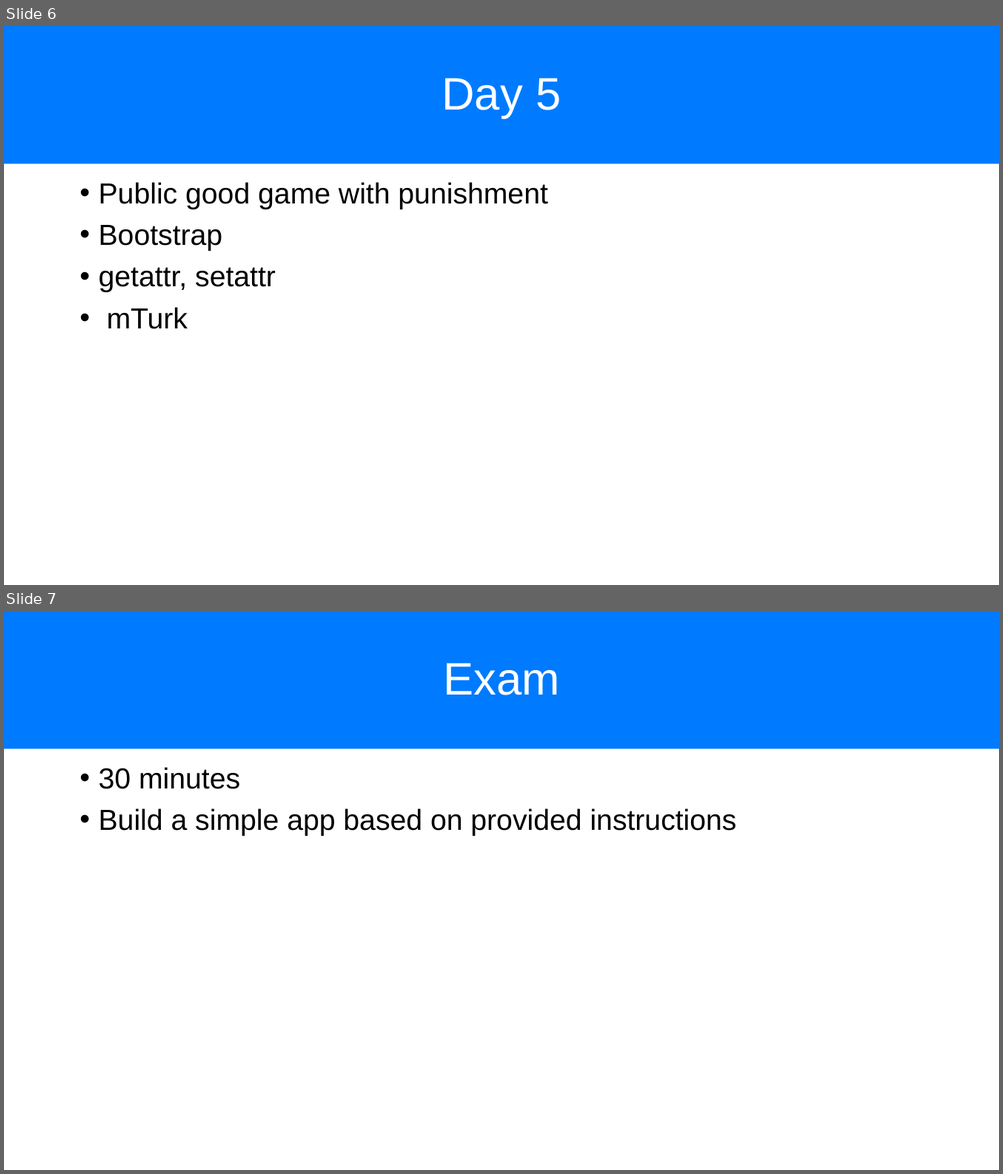
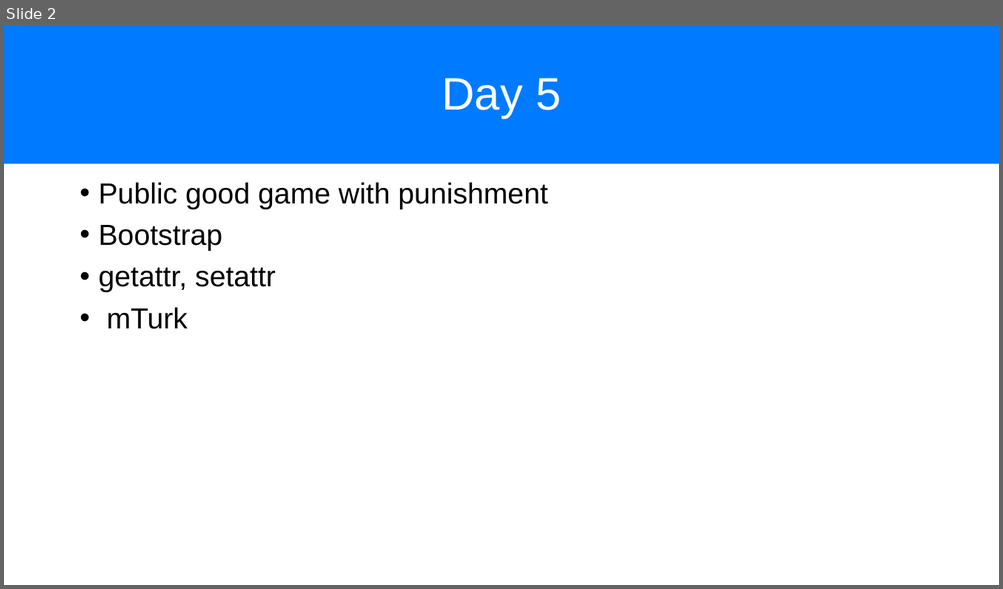
Before and after one commit to chapkovski/uncertainty-summer-school, a slide deck: presentations/frankfurt_july_2019 day5.pptx. Shown one above the other, each under a label of ours: slides 6 and 7 before the commit, slide 2 after it. The pictures are 1003x1174 and 1003x589 pixels, drawn with LibreOffice and Linux fonts; fonts in the diff are those of the drawing. Boxes give left, top, right and bottom in pixels: in the first picture for what was removed or moved away, otherwise in the second. Text is boxed around its words. In the diff, an @@ line names an element or a change of style, - is before the commit and + after.

```diff
--- a/presentations/frankfurt_july_2019 day5.pptx
+++ b/presentations/frankfurt_july_2019 day5.pptx
@@ slide 7 removed at box(4, 611, 999, 1170), background #FFFFFF @@
@@ title removed at box(4, 611, 999, 749) @@
-Exam
@@ text removed at box(99, 767, 737, 836) @@
-• 30 minutes
-• Build a simple app based on provided instructions
@@ what was slide 6 is now slide 2 @@
```
Also in this commit, not shown: 1 slide changed, 42 other slides removed, 4 other files.
